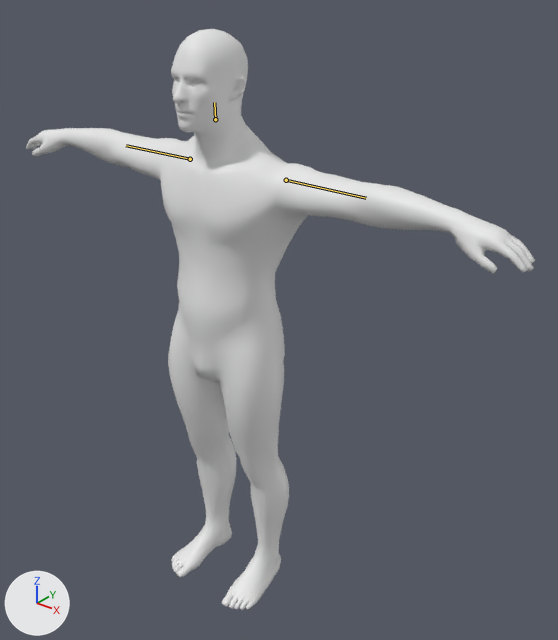
Renders of the FBX model Assets/Models/Meshes/Male.fbx from each side of a commit.
Before and after are seen from a 50 mm camera at (1.452, -1.549, 2.006) aimed at (0.112, 0.126, 0.968). Lighting does not change. The marker at lower left points along +X, +Y and +Z. Both versions are drawn at frame 41 of the action 'rig|idle'; the numbers are the values there. The bones that change are drawn over the model as lines.

In view in the first picture: 'Realistic_White_Male_Low_Poly.001'.
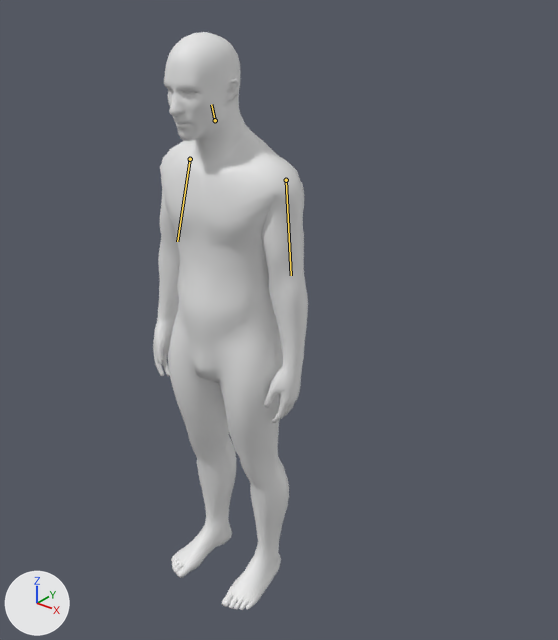
Changed parts and their boxes [x1, y1, x2, y2] in the pictures (558 x 640 px):
'Realistic_White_Male_Low_Poly.001', posed (69% narrower)
    before: [26, 29, 535, 610]
    after: [153, 32, 308, 610]
bone 'spine.006', root to tip
    before: (215, 119) to (214, 102)
    after: (215, 120) to (211, 104)
bone 'upper_arm.L', root to tip
    before: (286, 180) to (366, 198)
    after: (286, 180) to (291, 275)
bone 'upper_arm.R', root to tip
    before: (190, 159) to (126, 145)
    after: (190, 159) to (177, 241)

What the commit changed:
Bone 'spine.006' (bone_spine_006) turns from (0, 0, 0) to (11, 0, 1) degrees about its own x, y and z.
Bone 'upper_arm.L' (bone_upper_arm_l) turns from (20, 2, -7) to (-14, -10, -82) degrees about its own x, y and z.
Bone 'upper_arm.R' (bone_upper_arm_r) turns from (20, 2, 8) to (-13, 13, 80) degrees about its own x, y and z.
